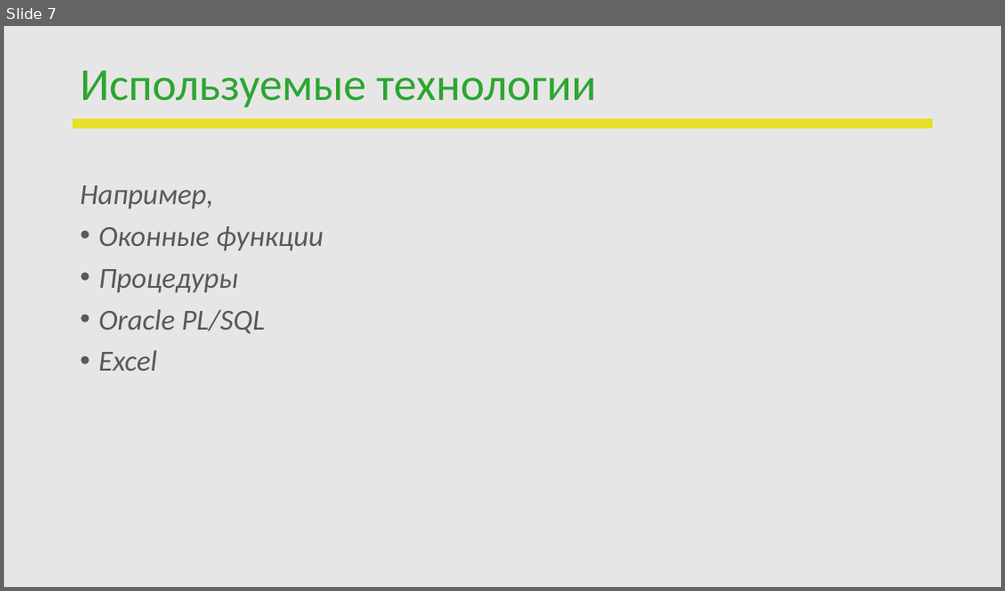
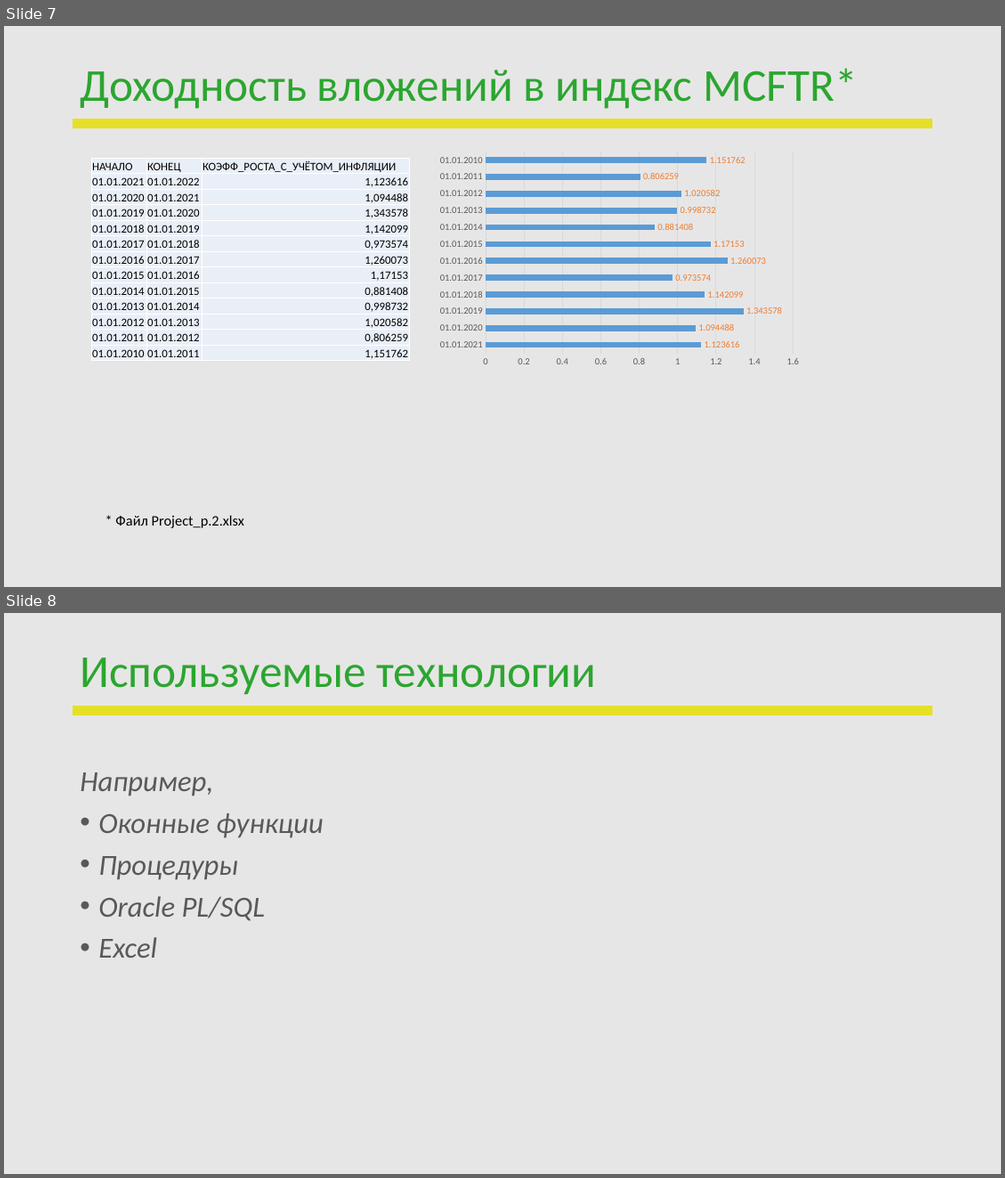
Before and after one commit to Xlodvig4/DE_2022, a slide deck: ПЕРЕЗАПУСК_DE_АлиевМГ.pptx. Shown one above the other, each under a label of ours: slide 7 before the commit, slides 7 and 8 after it. The pictures are 1005x591 and 1005x1178 pixels, drawn with LibreOffice and Linux fonts; fonts in the diff are those of the drawing; background and template pictures are left out. Boxes give left, top, right and bottom in pixels: in the first picture for what was removed or moved away, otherwise in the second. Text is boxed around its words. In the diff, an @@ line names an element or a change of style, - is before the commit and + after.

```diff
--- a/ПЕРЕЗАПУСК_DE_АлиевМГ.pptx
+++ b/ПЕРЕЗАПУСК_DE_АлиевМГ.pptx
@@ slide 7 added at <box>4,26,1001,587</box>, background #E7E6E6; not listed: 1 template element that a slide beside it also shows @@
@@ title added at <box>80,68,858,109</box>, 44 pt, text #2BA630 @@
+Доходность вложений в индекс MCFTR*
@@ table added at <box>91,159,409,362</box>, 13 rows, 3 columns @@
+НАЧАЛО | КОНЕЦ | КОЭФФ_РОСТА_С_УЧЁТОМ_ИНФЛЯЦИИ
+01.01.2021 | 01.01.2022 | 1,123616
+01.01.2020 | 01.01.2021 | 1,094488
+01.01.2019 | 01.01.2020 | 1,343578
+01.01.2018 | 01.01.2019 | 1,142099
+01.01.2017 | 01.01.2018 | 0,973574
+01.01.2016 | 01.01.2017 | 1,260073
+01.01.2015 | 01.01.2016 | 1,17153
+01.01.2014 | 01.01.2015 | 0,881408
+01.01.2013 | 01.01.2014 | 0,998732
+01.01.2012 | 01.01.2013 | 1,020582
+01.01.2011 | 01.01.2012 | 0,806259
+01.01.2010 | 01.01.2011 | 1,151762
@@ bar chart added at <box>432,147,807,371</box> @@
+categories: 01.01.2021, 01.01.2020, 01.01.2019, 01.01.2018, 01.01.2017, 01.01.2016, 01.01.2015, 01.01.2014, 01.01.2013, 01.01.2012, 01.01.2011, 01.01.2010
+Series 1: 1.123616, 1.094488, 1.343578, 1.142099, 0.973574, 1.260073, 1.17153, 0.881408, 0.998732, 1.020582, 0.806259, 1.151762
@@ text added at <box>115,515,244,528</box>, 14 pt, text #000000 @@
+* Файл Project_p.2.xlsx
@@ what was slide 7 is now slide 8 @@
```
Also in this commit, not shown: 3 slides changed, 2 other files.
